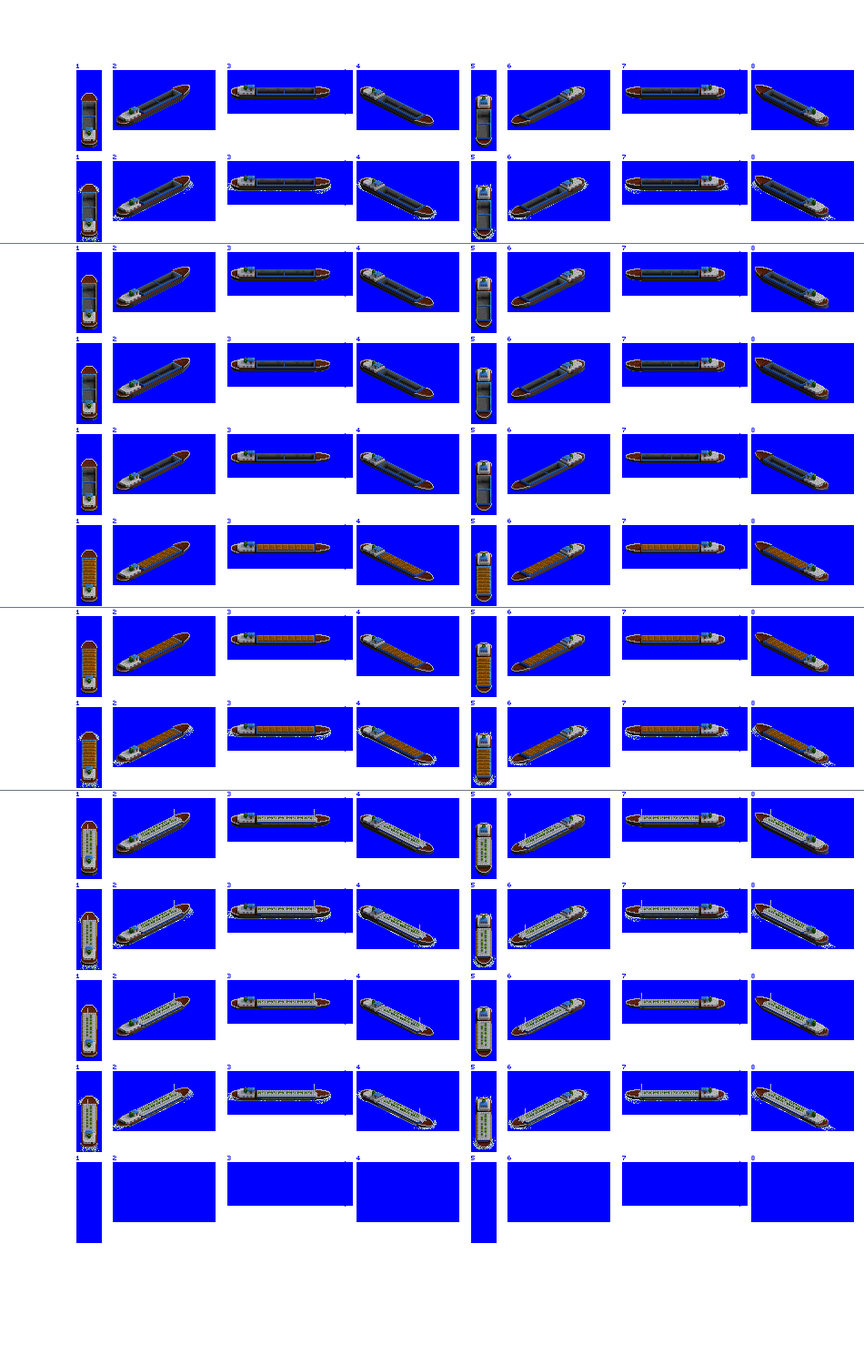
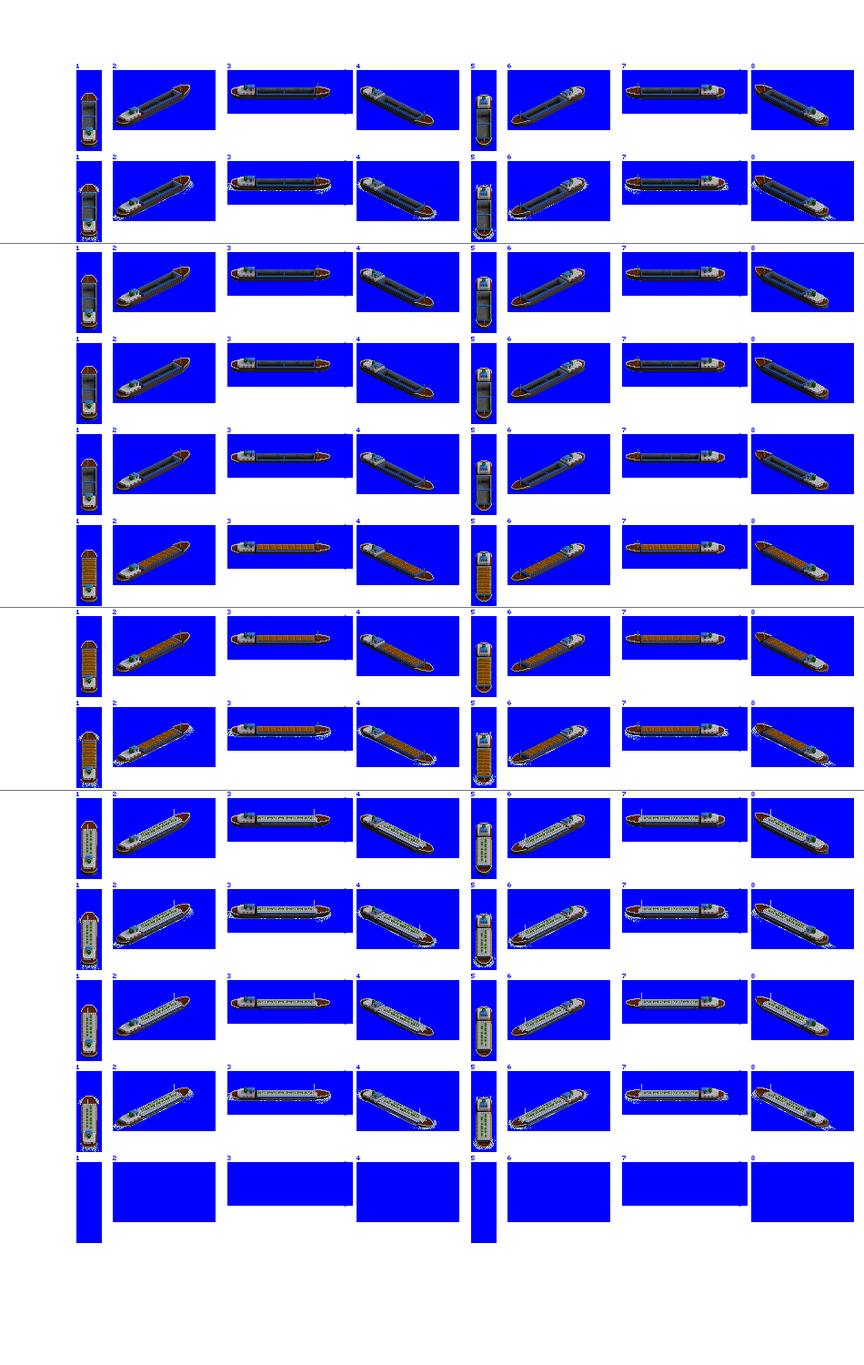
Comparing the layer stacks of the two 864x1365 images. Changes:
added layer "Mast greeble" above "Hatches Overlay" over 87, 82, 766, 780
